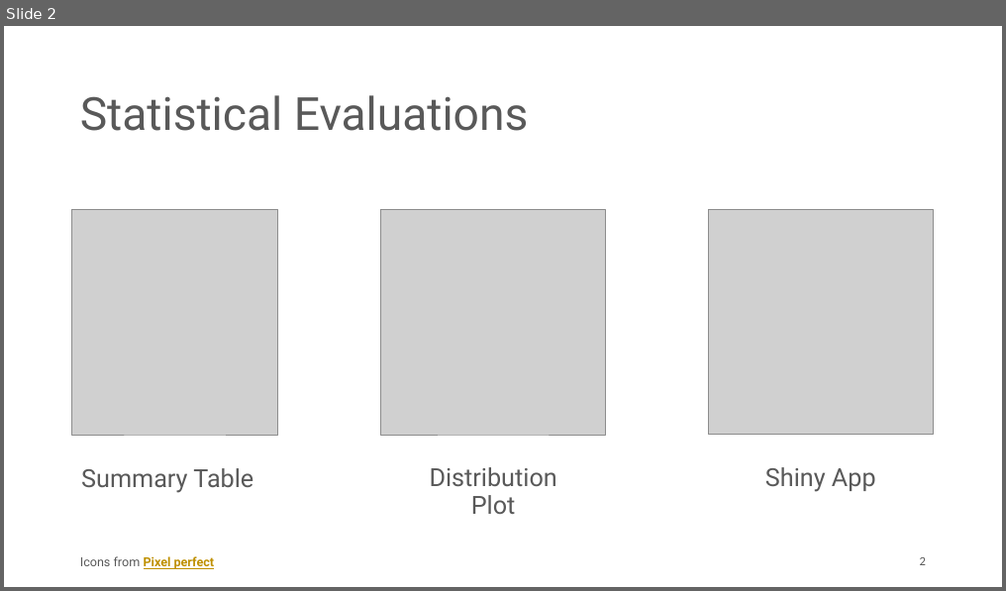
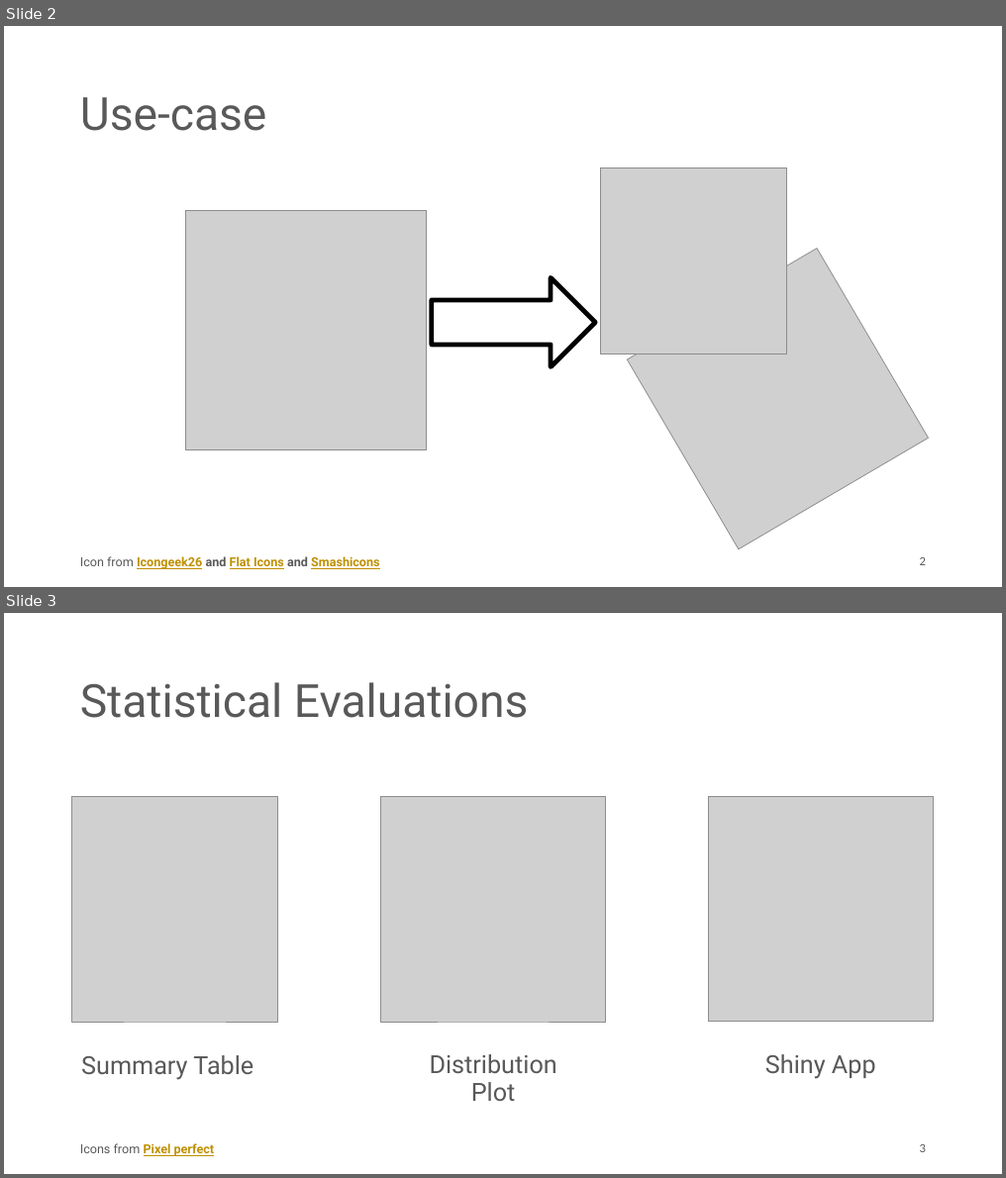
Before and after one commit to zappingseb/userRMUC2020, a slide deck: pptx/20200614_presentation.pptx. Shown one above the other, each under a label of ours: slide 2 before the commit, slides 2 and 3 after it. The pictures are 1006x591 and 1006x1178 pixels, drawn with LibreOffice and Linux fonts; fonts in the diff are those of the drawing; grey boxes stand for pictures. Boxes give left, top, right and bottom in pixels: in the first picture for what was removed or moved away, otherwise in the second. Text is boxed around its words. In the diff, an @@ line names an element or a change of style, - is before the commit and + after.

```diff
--- a/pptx/20200614_presentation.pptx
+++ b/pptx/20200614_presentation.pptx
@@ slide 2 added at <box>4,26,1002,587</box>, background #FFFFFF @@
@@ title added at <box>80,97,267,131</box>, 44 pt, text #595959 @@
+Use-case
@@ picture added at <box>601,169,787,355</box> @@
@@ picture added at <box>186,210,426,451</box> @@
@@ picture added at <box>628,248,929,550</box> @@
@@ right arrow added at <box>432,278,595,368</box>, fill #FFFFFF, outline #000000 4.5 pt @@
@@ text added at <box>80,557,379,570</box>, 12 pt, text #BF9000, bold, underline @@
+Icon from Icongeek26 and Flat Icons and Smashicons
@@ page number added at <box>920,558,926,566</box>, 12 pt, text #595959 @@
+2
@@ what was slide 2 is now slide 3 @@
```
Also in this commit, not shown: 2 slides changed, 1 other slide added, 1 slide removed, 1 other file.
